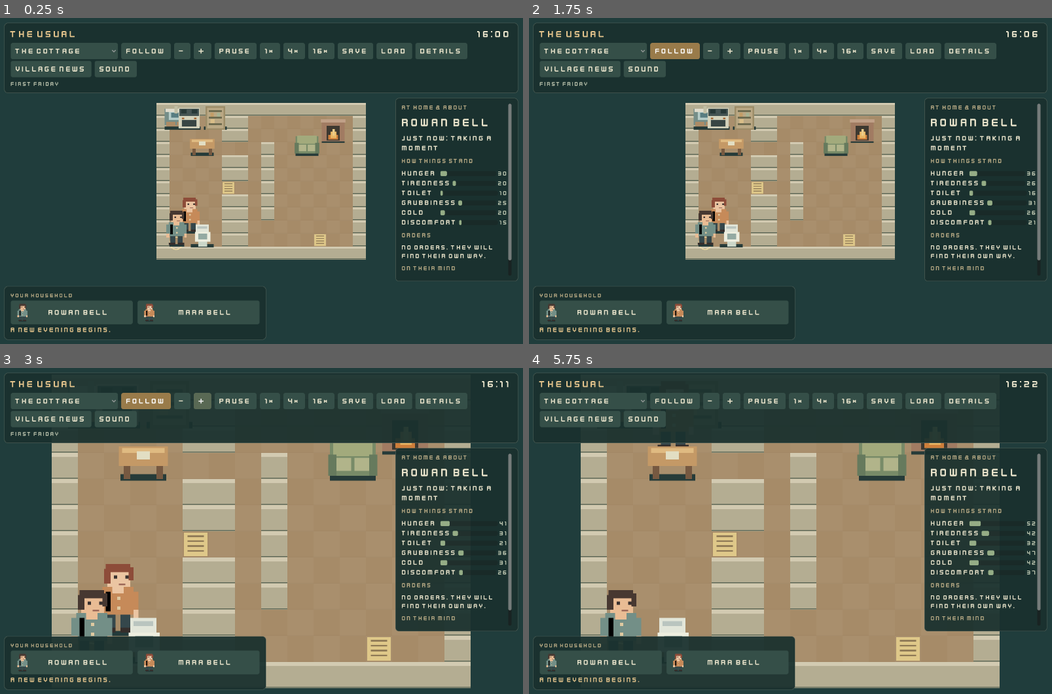
Above: before the commit, frames 1-4 (two rows, left to right).
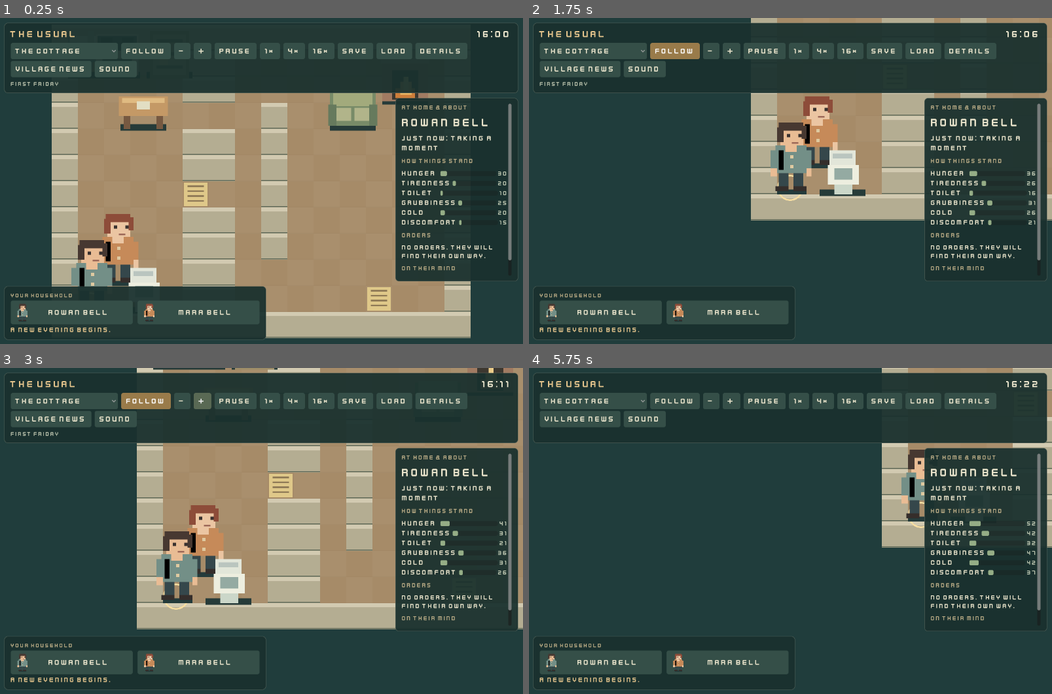
Above: after the commit, the same moments.

Repository: jkeywo/the-usual-godot
Game: Godot game, scene res://client/main.tscn
The game is run twice, just before and just after one commit, with the same random seed, the same clock (stepped at 60 frames per second) and the same inputs.
Inputs (mouse positions are in pixels of both pictures, inside the frame that each line leads up to):
- Up to frame 1 (0.25 s): no input
- Up to frame 2 (1.75 s): click "The cottage" at 0.5 s; click "Follow" at 1.25 s
- Up to frame 3 (3 s): click "-" at 2 s; click "+" at 2.75 s
- Up to frame 4 (5.75 s): click "1×" at 3.5 s; tap Enter at 4.25 s; drag from (790, 531) to (842, 459) at 4.27 s; drag from (685, 547) to (764, 596) at 5.02 s

The runs differ from the first frame. In frame 1, 37% of the frame differs, in the area x 9-90%, y 23-99%; in frame 2, 20%; in frame 3, 36%; in frame 4, 46%, in the area x 9-100%, y 0-99%.

Commit message:
Frame the village for the full-window view and allow panning beneath HUD

Diff:
--- a/client/main.gd
+++ b/client/main.gd
@@ -56,6 +56,7 @@
 	snapshot = simulation.cottage_snapshot()
 	previous = snapshot.duplicate(true)
 	build_ui()
+	view.zoom_level = 1 if size.x < 900 else 2
 	view.set_snapshot(snapshot, previous)
 	refresh_ui()
 	resized.connect(responsive_layout)
--- a/client/village_view.gd
+++ b/client/village_view.gd
@@ -107,16 +107,8 @@
 func constrain_pan() -> void:
 	var bounds := map_size()
 	var margin: float = 32 * zoom_level
-	pan.x = (
-		0
-		if bounds.x <= size.x
-		else clampf(pan.x, -(bounds.x + size.x) * 0.5 + margin, (bounds.x + size.x) * 0.5 - margin)
-	)
-	pan.y = (
-		0
-		if bounds.y <= size.y
-		else clampf(pan.y, -(bounds.y + size.y) * 0.5 + margin, (bounds.y + size.y) * 0.5 - margin)
-	)
+	pan.x = (clampf(pan.x, -(bounds.x + size.x) * 0.5 + margin, (bounds.x + size.x) * 0.5 - margin))
+	pan.y = (clampf(pan.y, -(bounds.y + size.y) * 0.5 + margin, (bounds.y + size.y) * 0.5 - margin))
 	pan = pan.round()
 	queue_redraw()
 
Not shown, changed: docs/MIGRATION.md
